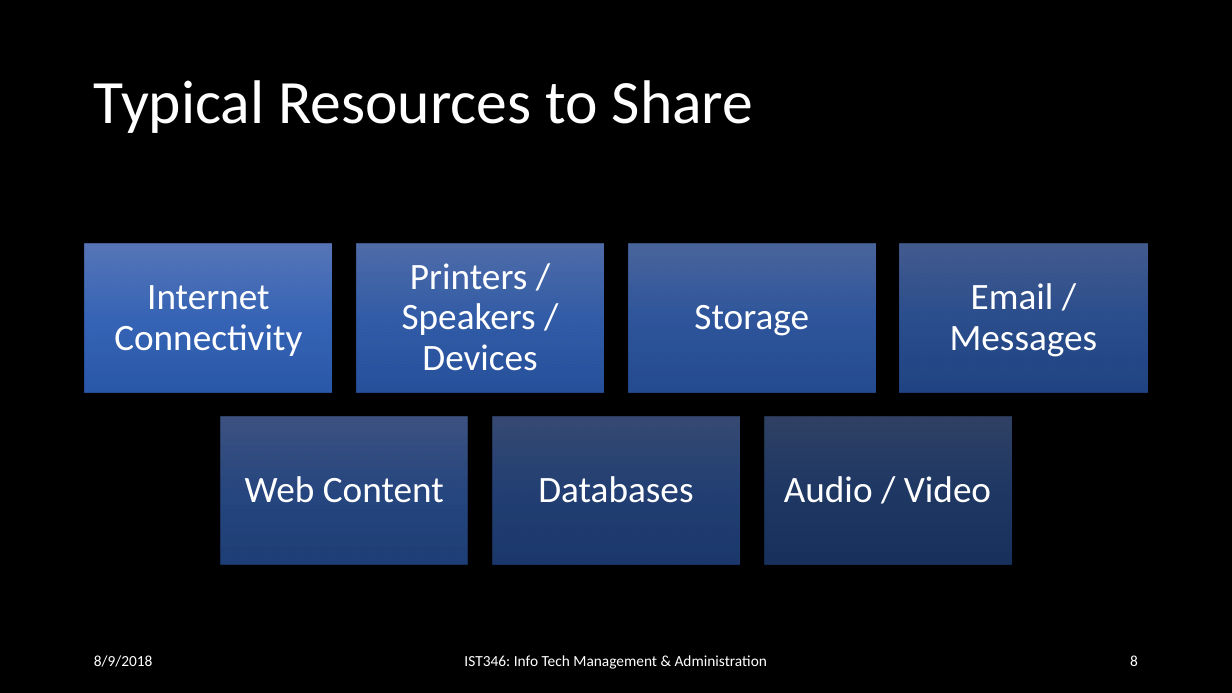
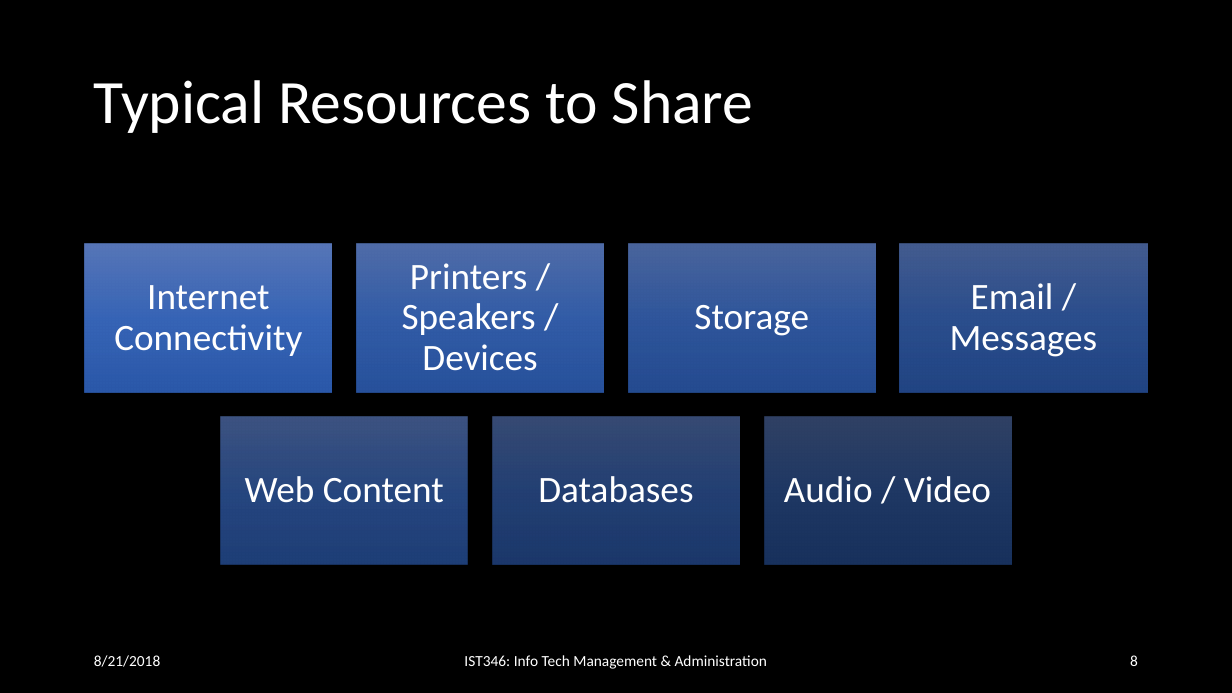
Before and after one commit to orstewar/ist346-content, a slide deck: slide 8 of content/04-networking-fundamentals.pptx. Drawn at 1232x693 pixels with LibreOffice and Linux fonts; fonts in the diff are those of the drawing. Boxes give left, top, right and bottom in pixels: in the first picture for what was removed or moved away, otherwise in the second. Text is boxed around its words. In the diff, an @@ line names an element or a change of style, - is before the commit and + after.

```diff
--- a/content/04-networking-fundamentals.pptx
+++ b/content/04-networking-fundamentals.pptx
@@ text at (94,655,160,667): text changed @@
-8/9/2018
+8/21/2018
```
Also in this commit, not shown: 3 other slides changed, 2 slides removed, 2 other files.
